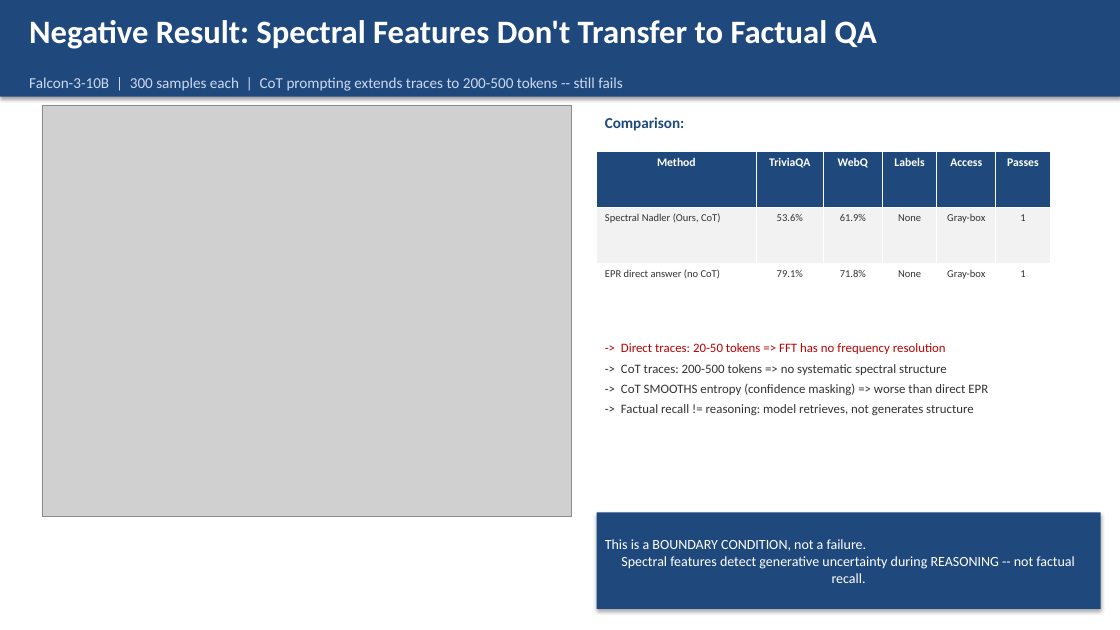
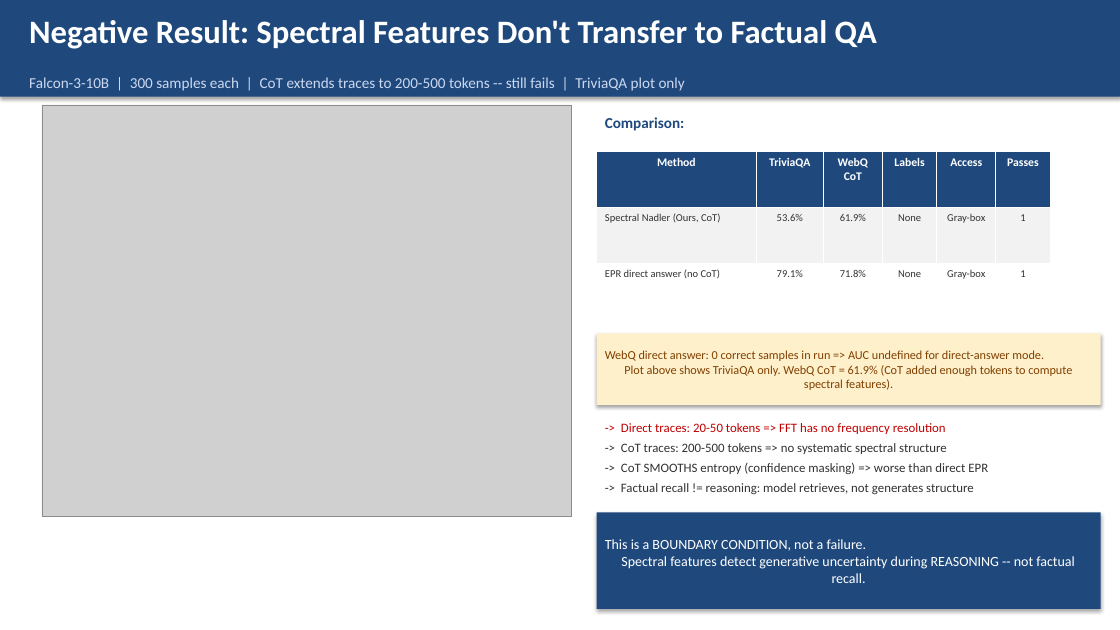
Before and after one commit to omrisegev/hallucination_detection, a slide deck: slide 10 of Hallucination_Detection_May18.pptx. Drawn at 1120x630 pixels with LibreOffice and Linux fonts; fonts in the diff are those of the drawing; grey boxes stand for pictures. Boxes give left, top, right and bottom in pixels: in the first picture for what was removed or moved away, otherwise in the second. Text is boxed around its words. In the diff, an @@ line names an element or a change of style, - is before the commit and + after.

```diff
--- a/Hallucination_Detection_May18.pptx
+++ b/Hallucination_Detection_May18.pptx
@@ text at box(29, 77, 685, 91): text changed @@
-Falcon-3-10B | 300 samples each | CoT prompting extends traces to 200-500 tokens -- still fails
+Falcon-3-10B | 300 samples each | CoT extends traces to 200-500 tokens -- still fails | TriviaQA plot only
@@ table at box(597, 151, 1050, 319) @@
-row 1, column 3: WebQ
+row 1, column 3: WebQ CoT
@@ rectangle added at box(597, 334, 1101, 405), fill #FFF0CC, 10.5 pt, text #804000 @@
+WebQ direct answer: 0 correct samples in run => AUC undefined for direct-answer mode.
+Plot above shows TriviaQA only. WebQ CoT = 61.9% (CoT added enough tokens to compute spectral features).
@@ text "-> Direct traces: 20-50 tokens ...": place and size @@
-text "-> Direct traces: 20-50 tokens ..." at box(621, 343, 988, 415)
+text "-> Direct traces: 20-50 tokens ..." at box(621, 423, 988, 494)
```
Also in this commit, not shown: 7 other slides changed, 2 slides added, 2 slides removed, 2 other files.
